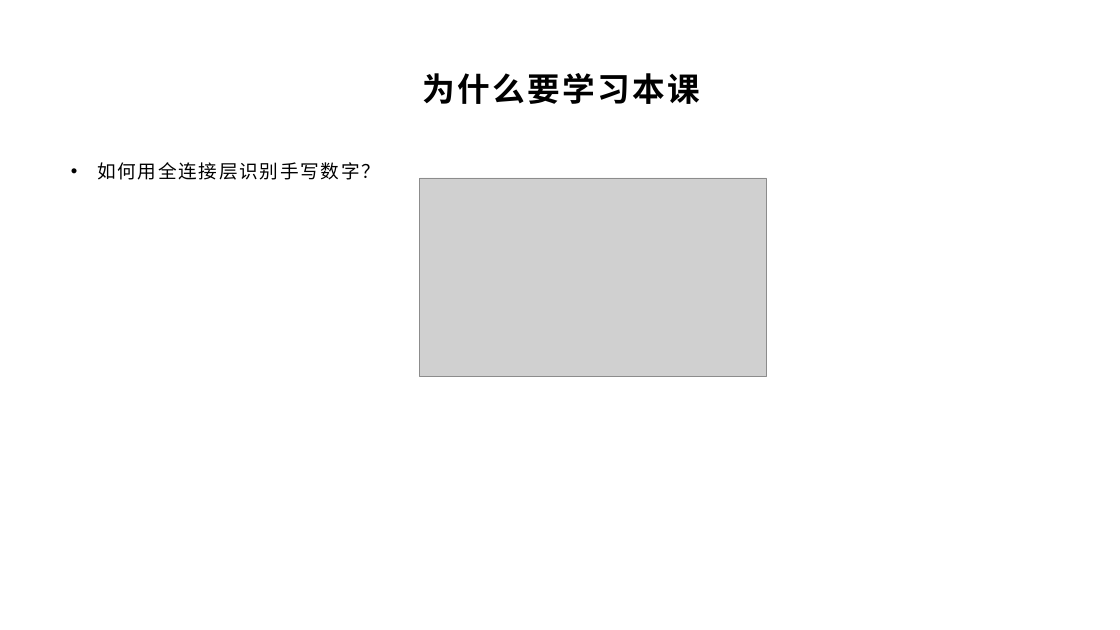
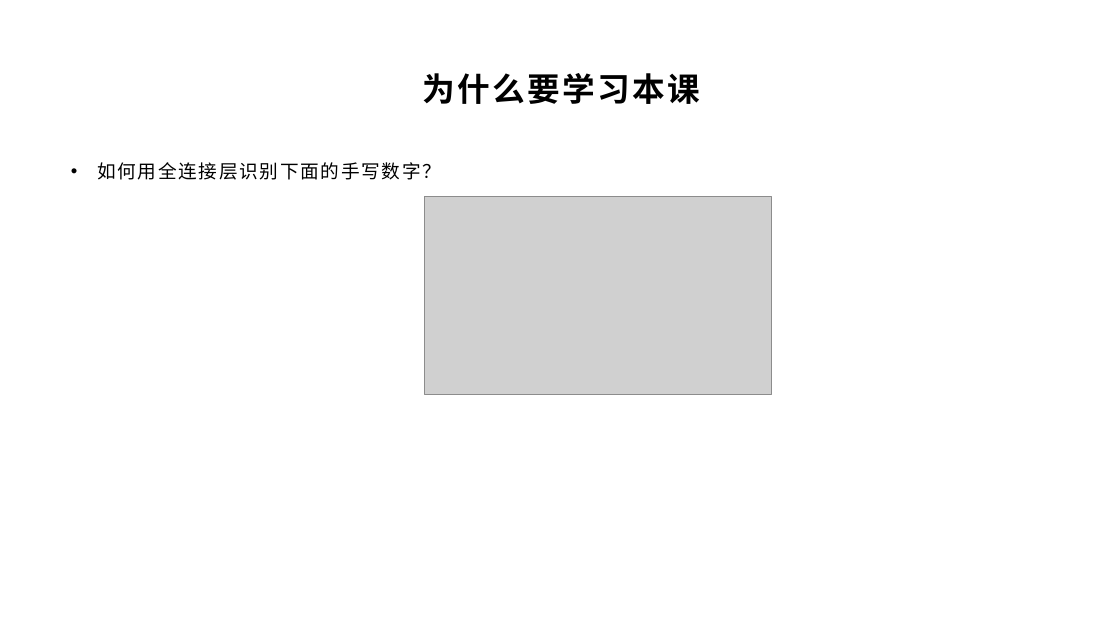
Before and after one commit to yyc-git/DeepLearningEdu, a slide deck: slide 4 of lessons/5_handwriting_by_linear_layer/ppt/用全连接层识别手写数字.pptx (slide 5 before the commit). Drawn at 1120x630 pixels with LibreOffice and Linux fonts; fonts in the diff are those of the drawing; grey boxes stand for pictures; background and template pictures are left out. Boxes give left, top, right and bottom in pixels: in the first picture for what was removed or moved away, otherwise in the second. Text is boxed around its words. In the diff, an @@ line names an element or a change of style, - is before the commit and + after.

```diff
--- a/lessons/5_handwriting_by_linear_layer/ppt/用全连接层识别手写数字.pptx
+++ b/lessons/5_handwriting_by_linear_layer/ppt/用全连接层识别手写数字.pptx
@@ text at [97, 162, 441, 180]: text changed @@
-• 如何用全连接层识别手写数字？
+• 如何用全连接层识别下面的手写数字？
@@ picture: place and size @@
-picture at [420, 178, 766, 376]
+picture at [425, 197, 771, 395]
```
Also in this commit, not shown: 12 other slides changed.
